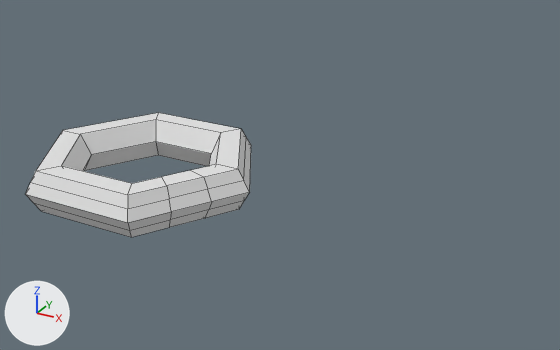
One commit to the Blender file Obj_Key_Normal_A.blend: the scene before it, then after it.
One viewpoint serves both versions: a camera (50 mm lens) standing at (4.81, -5.86, 3.18) and looking at (1.19, 0.73, -0.11). Arrows for +X, +Y and +Z are at lower left; the lights stay in place. The first picture is the older version. Mesh edges are drawn as thin lines.
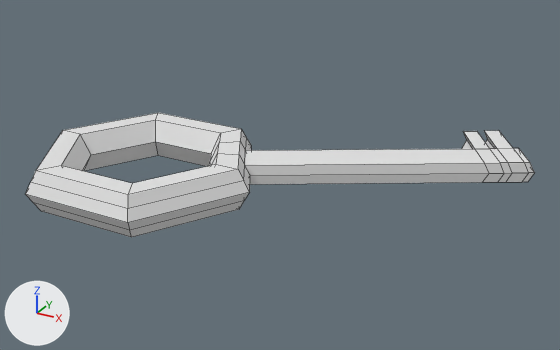
The newer file is also turned or shifted as a whole; pictures and numbers use the older file's frame.

Scene script edits in JSON lines:
```json
{"block": "me_torus_001", "where": "# used by ob_torus_001; location = (0.0, 0.0, 0.0)"}
{"op": "remove", "block": "me_torus_001", "code": "me_torus_001.from_pydata(...)  # 64 vertices, 64 faces; spans x -1.25..1.25, y -1.08..1.08, z -0.22..0.22"}
{"op": "add", "block": "me_torus_001", "code": "me_torus_001.from_pydata(...)  # 107 vertices, 106 faces; spans x -1.25..3.57, y -1.08..2.62, z -0.22..0.22"}
{"block": "me_torus_001", "change": "me_torus_001 part 1"}
{"block": "me_torus_001", "change": "10 vertices are removed from x 0.5..0.99, y -0.72..-0.34, z -0.22..0.22"}
{"block": "me_torus_001", "change": "32 faces are deleted"}
{"block": "me_torus_001", "change": "6 vertices move from x 0.63..1.04, y -0.36..-0.21, z -0.22..0.22 to x 0.63..1.04, y 0.21..0.36, z -0.22..0.22"}
{"block": "me_torus_001", "change": "45 vertices are added at x 0.5..3.57, y 0.43..2.62, z -0.22..0.22"}
{"block": "me_torus_001", "change": "8 new vertices lie (0.2, -0.34, 0.0) away from vertices in x 0.79..3.32, y 0.68..2.14, z -0.11..0.11"}
{"block": "me_torus_001", "change": "74 new faces join them"}
```

Boxes [x1, y1, x2, y2] around the edits, measured in the pictures (560 x 350 px):
```json
{"object": "Torus.001", "change": "reshaped", "before": [26, 113, 251, 237], "after": [26, 113, 534, 237], "on screen": "125% wider"}
{"part": 1, "of": "me_torus_001", "change": "built on", "before": [128, 129, 251, 237], "after": [128, 129, 534, 237]}
```
